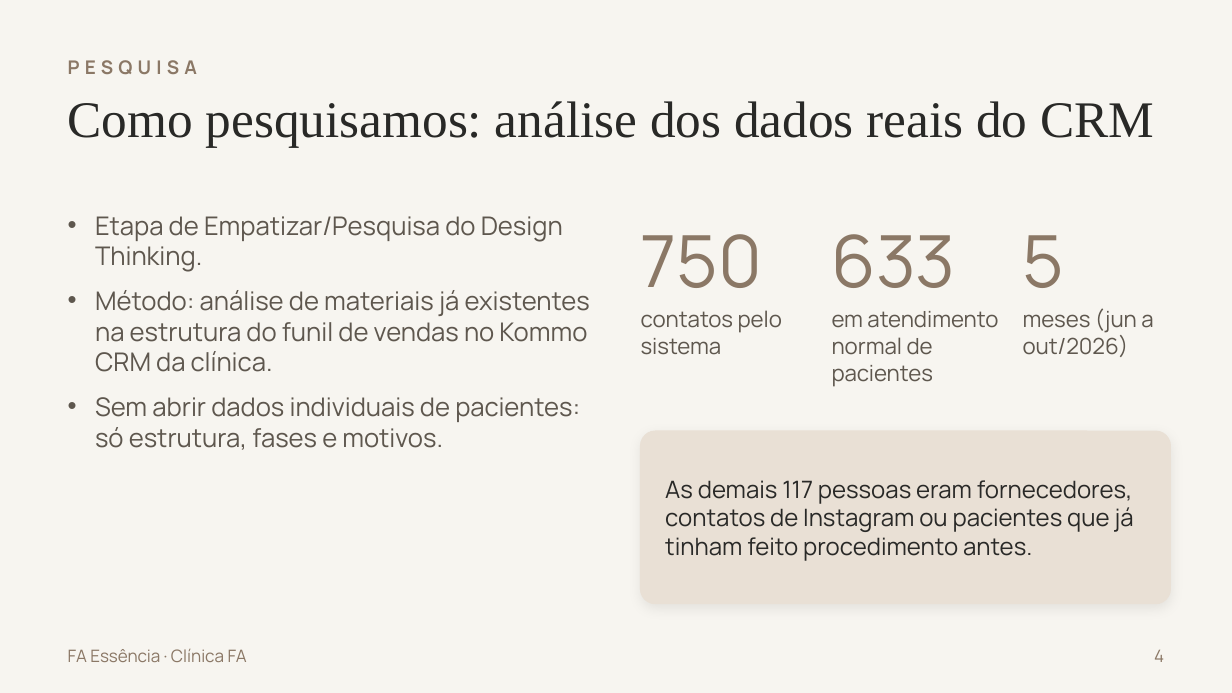
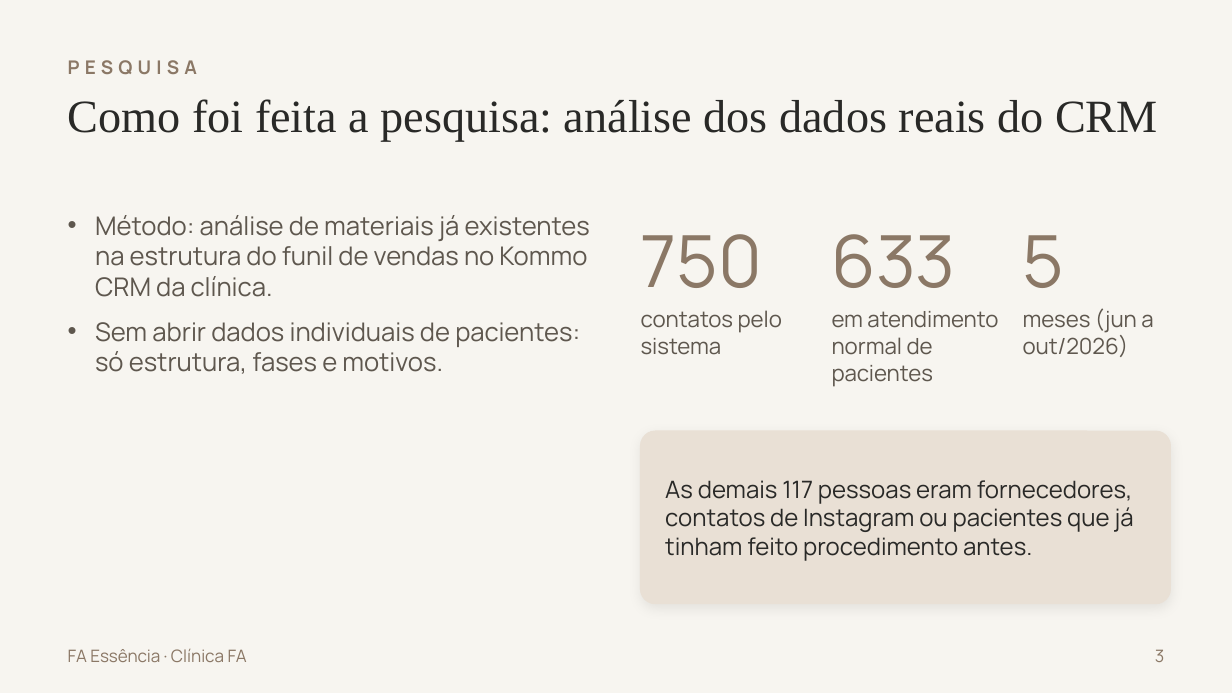
Before and after one commit to joaogstrapa10-cell/strapa.ai, a slide deck: slide 3 of FA-Essencia-Apresentacao.pptx (slide 4 before the commit). Drawn at 1232x693 pixels with LibreOffice and Linux fonts; fonts in the diff are those of the drawing. Boxes give left, top, right and bottom in pixels: in the first picture for what was removed or moved away, otherwise in the second. Text is boxed around its words. In the diff, an @@ line names an element or a change of style, - is before the commit and + after.

```diff
--- a/FA-Essencia-Apresentacao.pptx
+++ b/FA-Essencia-Apresentacao.pptx
@@ text at [68,99,1158,141]: text changed; size 30 to 27 pt @@
-Como pesquisamos: análise dos dados reais do CRM
+Como foi feita a pesquisa: análise dos dados reais do CRM
@@ text at [95,216,563,272]: paragraph removed @@
-• Etapa de Empatizar/Pesquisa do Design Thinking.
@@ text at [1155,649,1164,662]: text changed @@
-4
+3
```
Also in this commit, not shown: 18 other slides changed, 5 slides removed, 1 other file.
